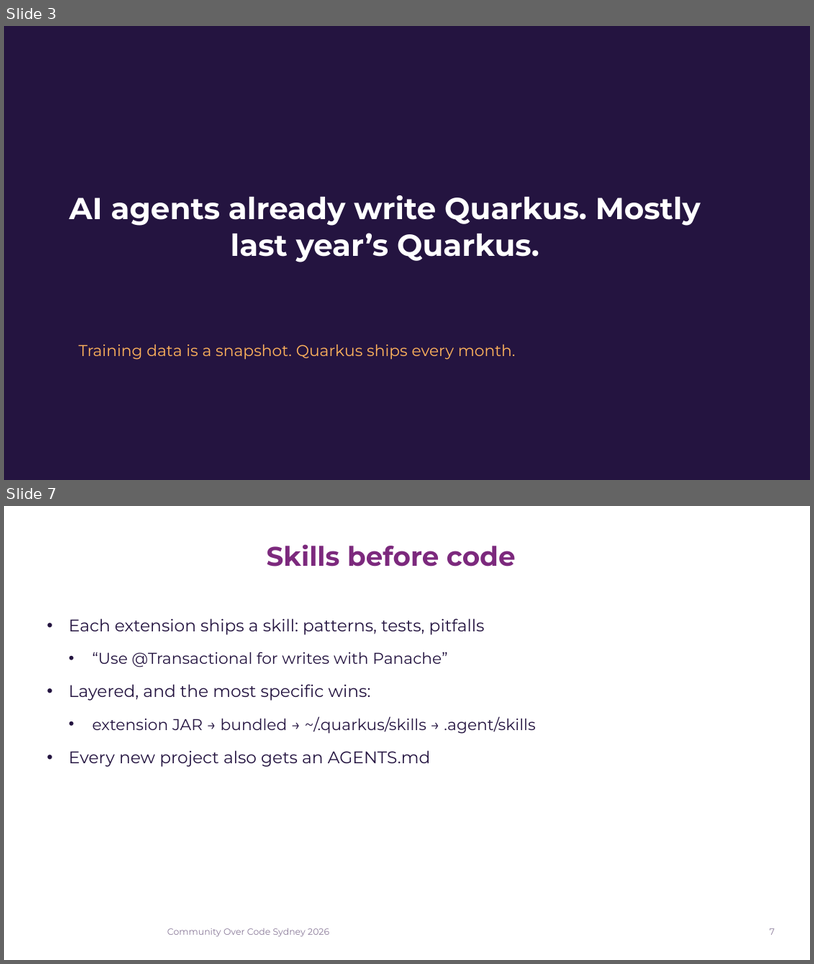
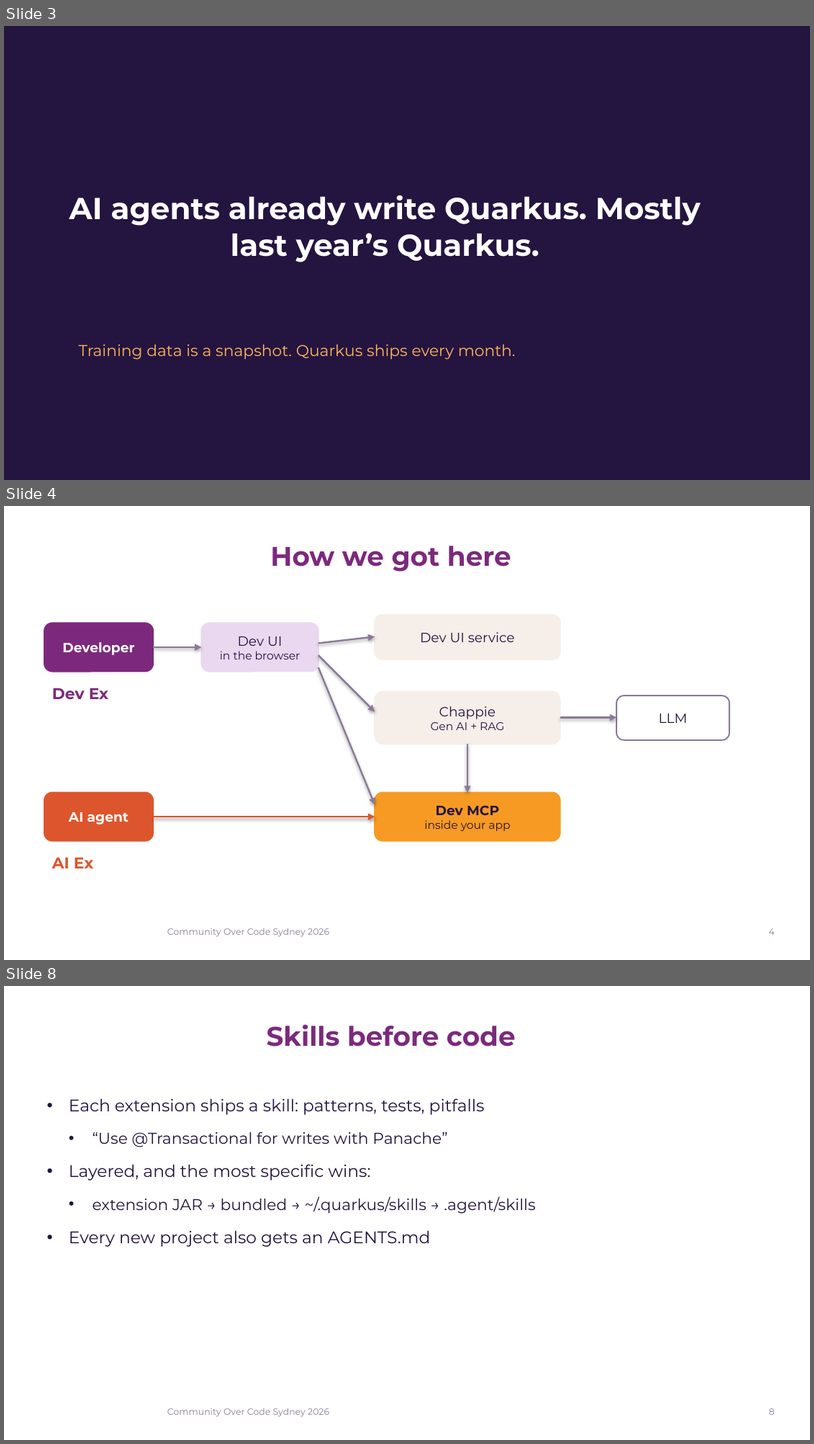
Before and after one commit to quarkusio/quarkus-agent-mcp, a slide deck: presentation/churconf/teaching-ai-agents-to-speak-quarkus.pptx. Shown one above the other, each under a label of ours: slides 3 and 7 before the commit, slides 3, 4 and 8 after it; the slides between them are not shown. The pictures are 814x964 and 814x1444 pixels, drawn with LibreOffice and Linux fonts; fonts in the diff are those of the drawing; background and template pictures are left out. Boxes give left, top, right and bottom in pixels: in the first picture for what was removed or moved away, otherwise in the second. Text is boxed around its words. In the diff, an @@ line names an element or a change of style, - is before the commit and + after.

Commit message:
Borrow the Dev Ex to AI Ex story and extension details from the Coding Agents deck, add the native install

```diff
--- a/presentation/churconf/teaching-ai-agents-to-speak-quarkus.pptx
+++ b/presentation/churconf/teaching-ai-agents-to-speak-quarkus.pptx
@@ slide 4 added at box(4, 506, 810, 960), background picture (left out); not listed: 1 template element that a slide beside it also shows @@
@@ title added at box(270, 546, 512, 572), 24 pt, text #7C297D, bold @@
+How we got here
@@ rounded rectangle added at box(44, 623, 153, 672), fill #7C297D, outline #7C297D 1.25 pt, 12 pt, text #FFFFFF, bold @@
+Developer
@@ rounded rectangle added at box(201, 623, 319, 672), fill #E9D8F0, outline #E9D8F0 1.25 pt, 10 pt, text #241440 @@
+Dev UI
+in the browser
@@ rounded rectangle added at box(375, 615, 561, 659), fill #F6EEE9, outline #F6EEE9 1.25 pt, 12 pt, text #241440 @@
+Dev UI service
@@ arrow added from (153, 647) to (201, 647), #8A7A99 1.5 pt @@
@@ arrow added from (319, 643) to (375, 636), #8A7A99 1.5 pt @@
@@ arrow added from (319, 655) to (375, 712), #8A7A99 1.5 pt @@
@@ arrow added from (319, 667) to (375, 804), #8A7A99 1.5 pt @@
@@ text added at box(52, 687, 108, 699), 14 pt, text #7C297D, bold @@
+Dev Ex
@@ rounded rectangle added at box(375, 692, 561, 744), fill #F6EEE9, outline #F6EEE9 1.25 pt, 10 pt, text #241440 @@
+Chappie
+Gen AI + RAG
@@ rounded rectangle added at box(617, 695, 730, 740), outline #8A7A99 1.25 pt, 12 pt, text #241440 @@
+LLM
@@ arrow added from (561, 717) to (617, 717), #8A7A99 1.5 pt @@
@@ arrow added from (468, 744) to (468, 793), #8A7A99 1.5 pt @@
@@ rounded rectangle added at box(44, 793, 153, 841), fill #DD552C, outline #DD552C 1.25 pt, 12 pt, text #FFFFFF, bold @@
+AI agent
@@ rounded rectangle added at box(375, 793, 561, 841), fill #F79A23, outline #F79A23 1.25 pt, 10 pt, text #241440 @@
+Dev MCP
+inside your app
@@ arrow added from (153, 816) to (375, 816), #DD552C 1.5 pt @@
@@ text added at box(52, 857, 93, 868), 14 pt, text #DD552C, bold @@
+AI Ex
@@ page number added at box(769, 928, 775, 934), 8 pt, text #8A7A99 @@
+4
@@ what was slide 7 is now slide 8 @@
@@ page number at box(769, 1408, 775, 1414): text changed @@
-7
+8
```
Also in this commit, not shown: 4 slides changed, 3 other slides added, 1 slide removed, 2 other files.
